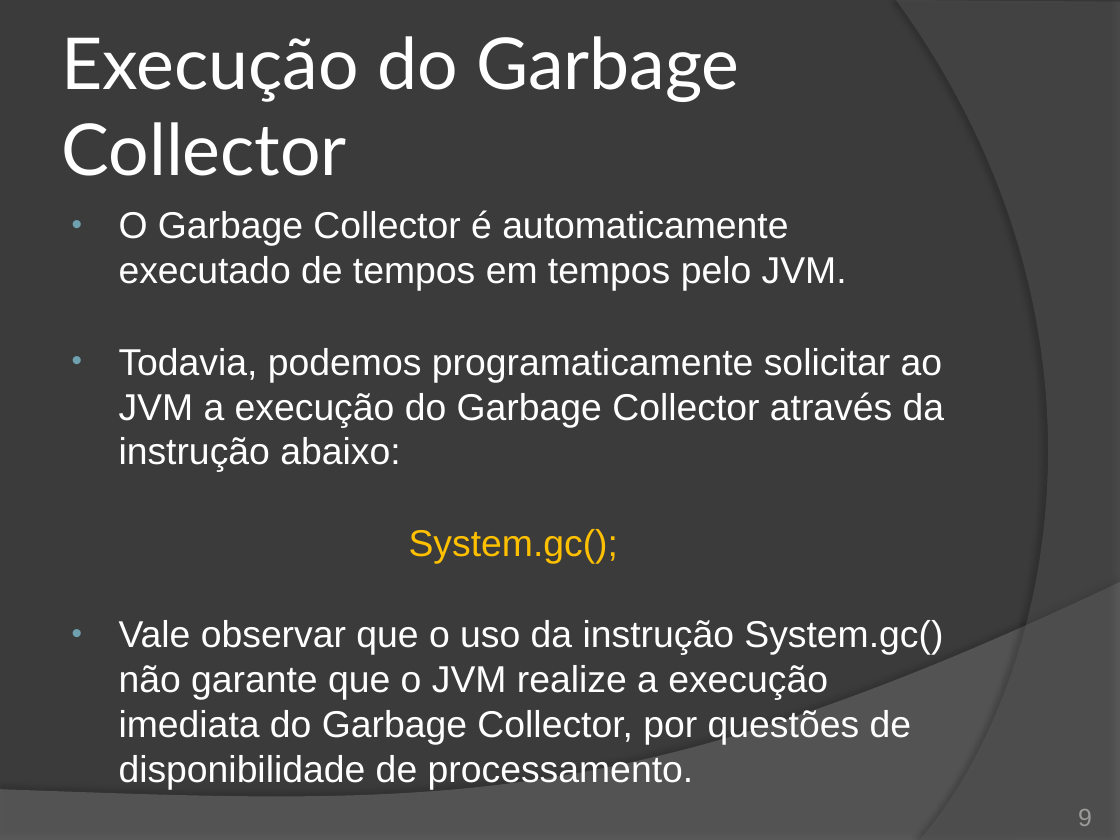
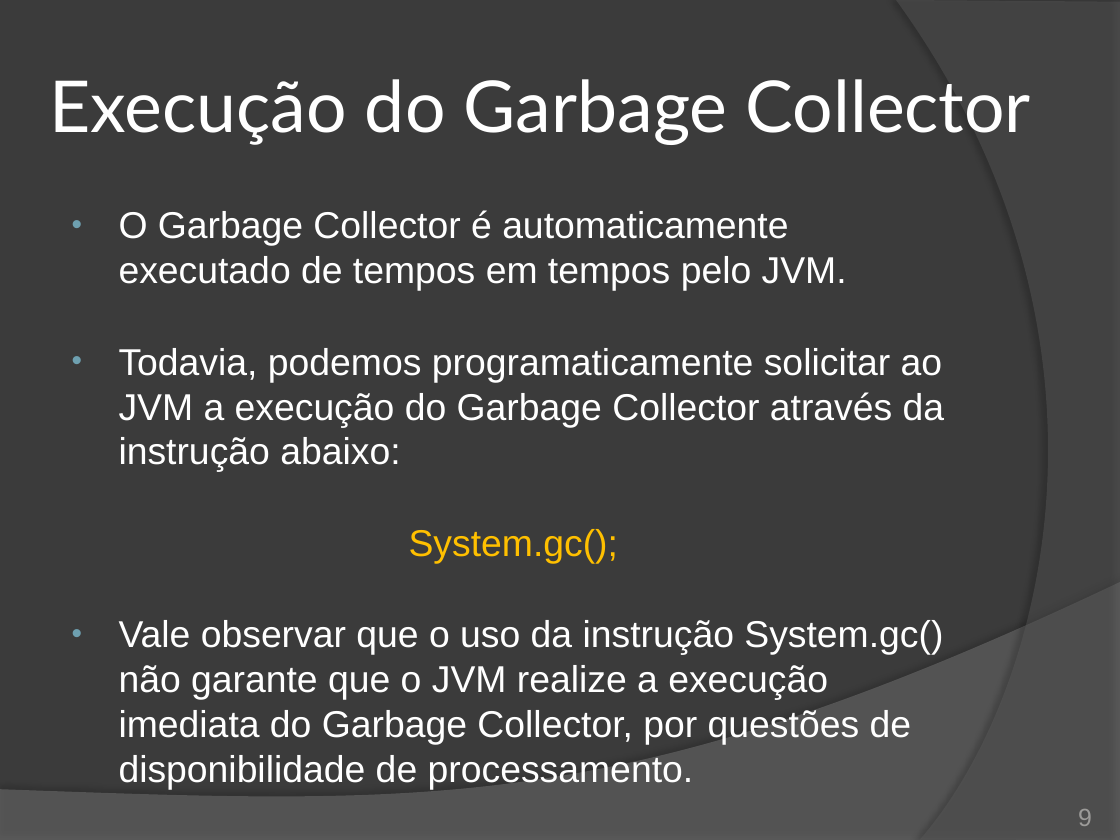
Before and after one commit to duchesqui/slzvieira-training, a slide deck: slide 9 of trunk/2-Java-Programmer-Modulo-II/11.Capitulo05.pptx. Drawn at 1120x840 pixels with LibreOffice and Linux fonts; fonts in the diff are those of the drawing. Boxes give left, top, right and bottom in pixels: in the first picture for what was removed or moved away, otherwise in the second. Text is boxed around its words. In the diff, an @@ line names an element or a change of style, - is before the commit and + after.

```diff
--- a/trunk/2-Java-Programmer-Modulo-II/11.Capitulo05.pptx
+++ b/trunk/2-Java-Programmer-Modulo-II/11.Capitulo05.pptx
@@ title "Execução do Garbage Collector" rewrapped from (x1=62, y1=36, x2=740, y2=176) to (x1=49, y1=79, x2=1031, y2=145) @@
```
Also in this commit, not shown: 5 other slides changed, 7 other files.
